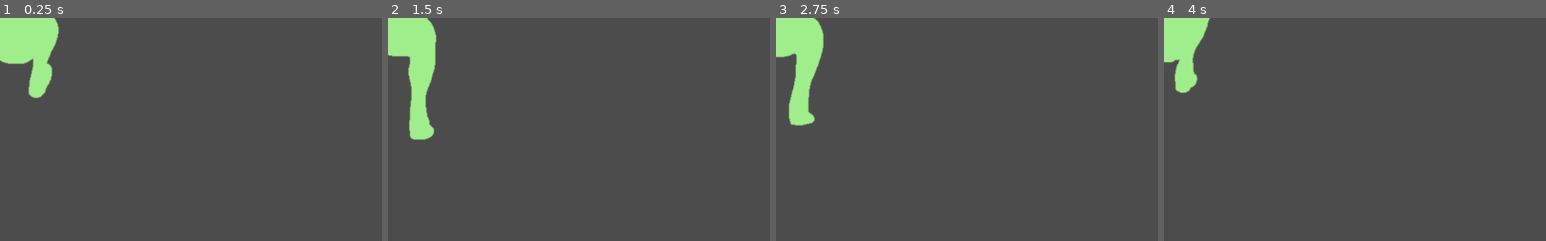
Above: before the commit, frames 1-4 (left to right).
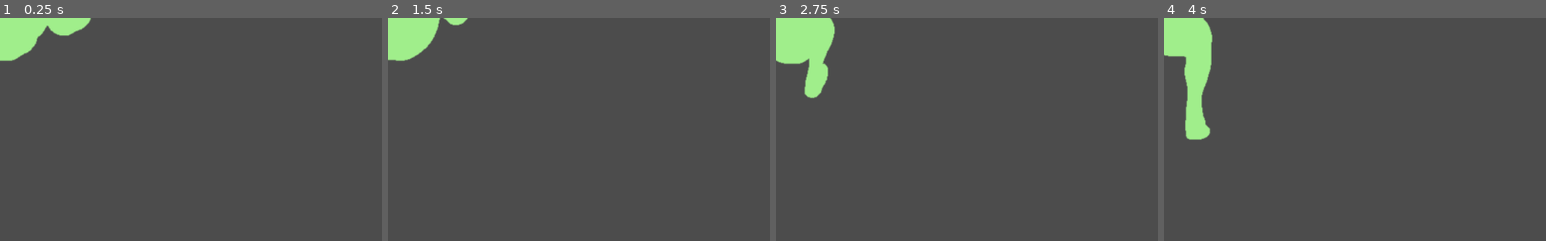
Above: after the commit, the same moments.

Repository: ZeeHatcher/project-vlastos
Game: Godot game, scene res://entities/enemy/enemy.tscn
The game is run twice, just before and just after one commit, with the same random seed, the same clock (stepped at 60 frames per second) and the same inputs. The project has no main scene, so this scene is started directly.
Inputs (mouse positions are % of the whole screen's width and height, from its top left):
- Up to frame 1 (0.25 s): no input
- Up to frame 2 (1.5 s): move the mouse to (72, 45) at 0.52 s; hold D (right) 0.53-1.28 s; move the mouse to (30, 55) at 1.27 s; hold S (down) from 1.28 s (still down)
- Up to frame 3 (2.75 s): move the mouse to (60, 28) at 2.02 s; release S (down) at 2.03 s; hold D (right) from 2.03 s (still down)
- Up to frame 4 (4 s): move the mouse to (45, 70) at 2.77 s; release D (right) at 2.78 s; hold W (up) 2.78-3.53 s; move the mouse to (80, 65) at 3.52 s; hold A (left) from 3.53 s (still down)
The pictures show only the part of the screen within x 0-50%, y 0-50%; the shares and areas given below are measured in that part.

The runs differ from the first frame. In frame 1, 2.3% of the frame differs, in the area x 0-24%, y 0-36%; in frame 2, 2.7%; in frame 3, 2.6%; in frame 4, 2.8%, in the area x 0-13%, y 0-55%.

Commit message:
added enemy state machine

Diff:
--- /dev/null
+++ b/entities/enemy/death_state.gd
@@ -0,0 +1,2 @@
+extends State
+class_name DeathState
--- a/entities/enemy/enemy.gd
+++ b/entities/enemy/enemy.gd
@@ -1,16 +1,15 @@
 extends KinematicBody2D
 
 
-# Declare member variables here. Examples:
-# var a = 2
-# var b = "text"
+export(int) var _speed
+export(int) var _hunt_time
+export(int) var _detection_range
+
+var direction := Vector2()
+var velocity := Vector2()
+
+onready var _state_machine := $StateMachine
 
 
-# Called when the node enters the scene tree for the first time.
-func _ready():
-	pass # Replace with function body.
-
-
-# Called every frame. 'delta' is the elapsed time since the previous frame.
-#func _process(delta):
-#	pass
+func die() -> void:
+	_state_machine.transition_to("DeathState")
--- a/entities/enemy/enemy.tscn
+++ b/entities/enemy/enemy.tscn
@@ -1,10 +1,11 @@
-[gd_scene load_steps=16 format=2]
+[gd_scene load_steps=20 format=2]
 
 [ext_resource path="res://entities/enemy/enemy.gd" type="Script" id=1]
 [ext_resource path="res://assets/Rotoscoped zombie and soldier/Rotoscoped zombie and soldier/Spritesheet/zombie-walking.png" type="Texture" id=2]
-
-[sub_resource type="CircleShape2D" id=13]
-radius = 112.04
+[ext_resource path="res://entities/enemy/state_machine.gd" type="Script" id=3]
+[ext_resource path="res://entities/enemy/roam_state.gd" type="Script" id=4]
+[ext_resource path="res://entities/enemy/death_state.gd" type="Script" id=5]
+[ext_resource path="res://entities/enemy/hunt_state.gd" type="Script" id=6]
 
 [sub_resource type="AtlasTexture" id=1]
 flags = 4
@@ -69,13 +70,28 @@
 "speed": 10.0
 } ]
 
+[sub_resource type="CircleShape2D" id=13]
+radius = 112.04
+
 [node name="Enemy" type="KinematicBody2D"]
 script = ExtResource( 1 )
+
+[node name="AnimatedSprite" type="AnimatedSprite" parent="."]
+frames = SubResource( 12 )
+frame = 4
+playing = true
 
 [node name="CollisionShape2D" type="CollisionShape2D" parent="."]
 shape = SubResource( 13 )
 
-[node name="AnimatedSprite" type="AnimatedSprite" parent="."]
-frames = SubResource( 12 )
-frame = 7
-playing = true
+[node name="StateMachine" type="Node" parent="."]
+script = ExtResource( 3 )
+
+[node name="RoamState" type="Node" parent="StateMachine"]
+script = ExtResource( 4 )
+
+[node name="HuntState" type="Node" parent="StateMachine"]
+script = ExtResource( 6 )
+
+[node name="DeathState" type="Node" parent="StateMachine"]
+script = ExtResource( 5 )
--- /dev/null
+++ b/entities/enemy/hunt_state.gd
@@ -0,0 +1,2 @@
+extends State
+class_name HuntState
--- /dev/null
+++ b/entities/enemy/roam_state.gd
@@ -0,0 +1,2 @@
+extends State
+class_name RoamState
--- /dev/null
+++ b/entities/enemy/state.gd
@@ -0,0 +1,25 @@
+extends Node
+class_name State
+
+
+var transition_to: FuncRef
+
+
+func process(_delta: float) -> void:
+	pass
+
+
+func physics_process(_delta: float) -> void:
+	pass
+
+
+func unhandled_input(_event: InputEvent) -> void:
+	pass
+
+
+func enter(_msg: Dictionary = {}) -> void:
+	pass
+
+
+func exit() -> void:
+	pass
--- /dev/null
+++ b/entities/enemy/state_machine.gd
@@ -0,0 +1,47 @@
+extends Node
+class_name StateMachine
+
+
+signal transitioned(state)
+
+export(NodePath) var initial_state
+
+var state: State
+
+
+func _ready() -> void:
+	yield(owner, "ready")
+
+	for s in get_children():
+		s.transition_to = funcref(self, "transition_to")
+
+	var state_ = get_node(initial_state) if initial_state else get_child(0)
+
+	assert(state_, "'%s' class does not have any state." % owner.name)
+
+	transition_to(state_.name)
+
+
+func process(delta: float) -> void:
+	state.process(delta)
+
+
+func physics_process(delta: float) -> void:
+	state.physics_process(delta)
+
+
+func unhandled_input(event: InputEvent) -> void:
+	state.unhandled_input(event)
+
+
+func transition_to(target_state_name: String, msg: Dictionary = {}) -> void:
+	if not has_node(target_state_name):
+		return
+
+	if state:
+		state.exit()
+
+	state = get_node(target_state_name)
+	state.enter(msg)
+
+	emit_signal("transitioned", state.name)
--- a/entities/player/player.tscn
+++ b/entities/player/player.tscn
@@ -105,7 +105,6 @@
 [node name="AnimatedSprite" type="AnimatedSprite" parent="."]
 position = Vector2( -19, 0 )
 frames = SubResource( 18 )
-frame = 9
 playing = true
 
 [node name="CollisionShape2D" type="CollisionShape2D" parent="."]
--- a/project.godot
+++ b/project.godot
@@ -7,6 +7,40 @@
 ;   param=value ; assign values to parameters
 
 config_version=4
+
+_global_script_classes=[ {
+"base": "State",
+"class": "DeathState",
+"language": "GDScript",
+"path": "res://entities/enemy/death_state.gd"
+}, {
+"base": "State",
+"class": "HuntState",
+"language": "GDScript",
+"path": "res://entities/enemy/hunt_state.gd"
+}, {
+"base": "State",
+"class": "RoamState",
+"language": "GDScript",
+"path": "res://entities/enemy/roam_state.gd"
+}, {
+"base": "Node",
+"class": "State",
+"language": "GDScript",
+"path": "res://entities/enemy/state.gd"
+}, {
+"base": "Node",
+"class": "StateMachine",
+"language": "GDScript",
+"path": "res://entities/enemy/state_machine.gd"
+} ]
+_global_script_class_icons={
+"DeathState": "",
+"HuntState": "",
+"RoamState": "",
+"State": "",
+"StateMachine": ""
+}
 
 [application]
 
